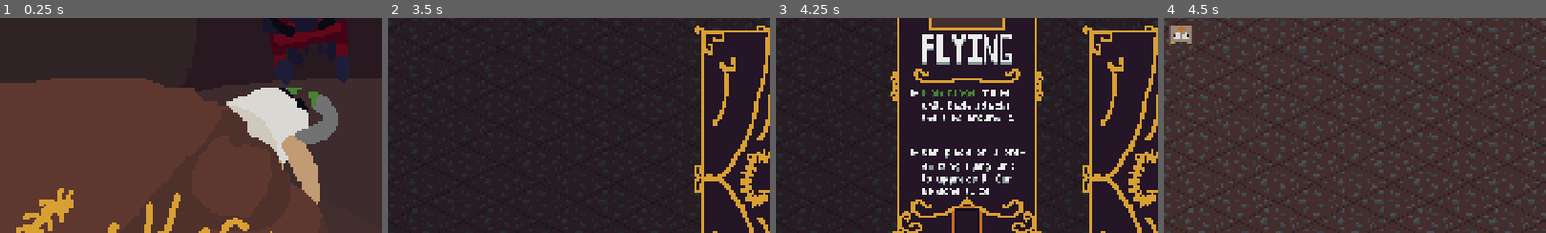
Above: before the commit, frames 1-4 (left to right).
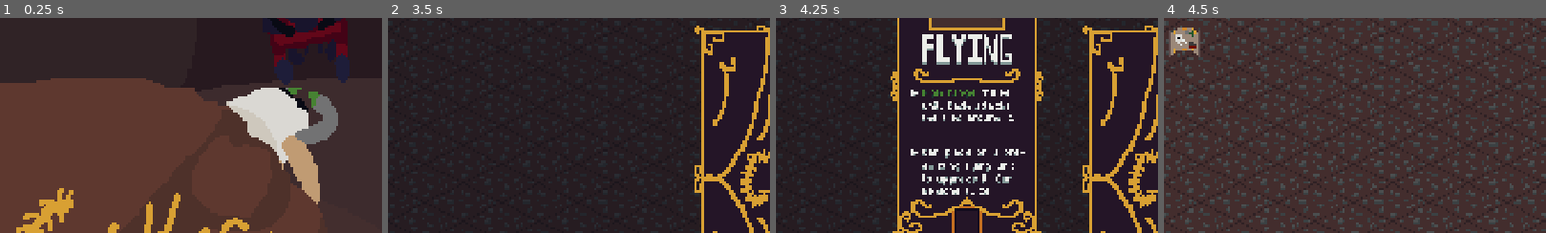
Above: after the commit, the same moments.

Repository: LogCheung/Critterking
Game: Godot game, scene res://World/Scenes/world.tscn
The game is run twice, just before and just after one commit, with the same random seed, the same clock (stepped at 60 frames per second) and the same inputs.
Inputs (mouse positions are % of the whole screen's width and height, from its top left):
- Up to frame 1 (0.25 s): no input
- Up to frame 2 (3.5 s): click (90, 13) at 0.5 s; tap Enter (ui_accept) at 1.25, 1.52 s; move the mouse to (72, 45) at 1.27 s; hold S (camera_move_down) 1.28-2 s; click (72, 45) at 1.42 s; click (49, 63) at 2 s; click (25, 40) at 2.77 s
- Up to frame 3 (4.25 s): click (49, 63) at 3.5 s
- Up to frame 4 (4.5 s): click (25, 40) at 4.27 s
The pictures show only the part of the screen within x 0-50%, y 24-74%; the shares and areas given below are measured in that part.

Frames 1-3 are identical in both runs. In frame 4, 0.7% of the frame differs, in the area x 1-10%, y 3-19%.

Commit message:
decree icons edits

Diff:
--- a/minibadkings/UI/Scenes/decree.tscn
+++ b/minibadkings/UI/Scenes/decree.tscn
@@ -4,15 +4,18 @@
 [ext_resource type="Texture2D" uid="uid://sdy5sp6pb1jv" path="res://UI/Assets/decrees/conscriptionIco.png" id="2_l0dgt"]
 
 [node name="Decree" type="Control"]
-custom_minimum_size = Vector2(32, 32)
+custom_minimum_size = Vector2(32, 26)
 layout_mode = 3
 anchors_preset = 0
 offset_left = -16.0
 offset_top = -16.0
 offset_right = 16.0
-offset_bottom = 16.0
+offset_bottom = 10.0
 script = ExtResource("1_e1hmt")
 
 [node name="ConscriptionIco" type="Sprite2D" parent="."]
 texture = ExtResource("2_l0dgt")
 offset = Vector2(16, 16)
+
+[connection signal="mouse_entered" from="." to="." method="_on_mouse_entered"]
+[connection signal="mouse_exited" from="." to="." method="_on_mouse_exited"]
--- a/minibadkings/UI/Scenes/ui.tscn
+++ b/minibadkings/UI/Scenes/ui.tscn
@@ -524,6 +524,33 @@
 position = Vector2(591, 633)
 texture = ExtResource("5_oemsu")
 
+[node name="Decrees" type="Control" parent="."]
+unique_name_in_owner = true
+custom_minimum_size = Vector2(32, 500)
+layout_mode = 3
+anchors_preset = 6
+anchor_left = 1.0
+anchor_top = 0.5
+anchor_right = 1.0
+anchor_bottom = 0.5
+offset_left = -1910.0
+offset_top = -279.0
+offset_right = -1814.0
+offset_bottom = 221.0
+grow_horizontal = 0
+grow_vertical = 2
+
+[node name="VBoxContainer" type="VBoxContainer" parent="Decrees"]
+layout_mode = 0
+offset_left = 2.0
+offset_right = 34.0
+offset_bottom = 40.0
+scale = Vector2(2.5, 2.5)
+alignment = 1
+
+[node name="Decree" parent="Decrees/VBoxContainer" instance=ExtResource("7_gu1s8")]
+layout_mode = 2
+
 [node name="Hand" type="Control" parent="."]
 unique_name_in_owner = true
 visible = false
@@ -557,33 +584,6 @@
 unique_name_in_owner = true
 position = Vector2(964, 1080)
 
-[node name="Decrees" type="Control" parent="."]
-unique_name_in_owner = true
-custom_minimum_size = Vector2(32, 500)
-layout_mode = 3
-anchors_preset = 6
-anchor_left = 1.0
-anchor_top = 0.5
-anchor_right = 1.0
-anchor_bottom = 0.5
-offset_left = -1910.0
-offset_top = -279.0
-offset_right = -1814.0
-offset_bottom = 221.0
-grow_horizontal = 0
-grow_vertical = 2
-
-[node name="VBoxContainer" type="VBoxContainer" parent="Decrees"]
-layout_mode = 0
-offset_left = 2.0
-offset_right = 34.0
-offset_bottom = 40.0
-scale = Vector2(2, 2)
-alignment = 1
-
-[node name="Decree" parent="Decrees/VBoxContainer" instance=ExtResource("7_gu1s8")]
-layout_mode = 2
-
 [node name="mainmenu" type="Control" parent="."]
 unique_name_in_owner = true
 visible = false
--- a/minibadkings/UI/Scripts/decree.gd
+++ b/minibadkings/UI/Scripts/decree.gd
@@ -1,2 +1,50 @@
 extends Control
 class_name Decree
+
+enum TYPE  {
+	INSPIRATION, DECARE, RECON, DEFENSE, RENOVATE, WAR,
+	CONSCRIPTION, MASTERY, INFLUENCE, CONSTRUCTION
+}
+
+@export var type : TYPE
+
+var under_mouse : bool = false
+
+@onready var sprite: Sprite2D = $ConscriptionIco
+
+func _ready() -> void:
+	match_sprite()
+
+func _on_mouse_entered() -> void:
+	under_mouse = true
+	sprite.material = preload("res://Units/Shaders/houseHighlight.tres")
+	pass # Replace with function body.
+
+
+func _on_mouse_exited() -> void:
+	under_mouse = false
+	sprite.material = null
+	pass # Replace with function body.
+
+func match_sprite() -> void:
+	match type:
+		TYPE.INSPIRATION:
+			sprite.texture = preload("res://UI/Assets/decrees/inspirationIco.png")
+		TYPE.DECARE:
+			sprite.texture = preload("res://UI/Assets/decrees/inspirationIco.png")
+		TYPE.RECON:
+			sprite.texture = preload("res://UI/Assets/decrees/inspirationIco.png")
+		TYPE.DEFENSE:
+			sprite.texture = preload("res://UI/Assets/decrees/inspirationIco.png")
+		TYPE.RENOVATE:
+			sprite.texture = preload("res://UI/Assets/decrees/inspirationIco.png")
+		TYPE.WAR:
+			sprite.texture = preload("res://UI/Assets/decrees/inspirationIco.png")
+		TYPE.CONSCRIPTION:
+			sprite.texture = preload("res://UI/Assets/decrees/inspirationIco.png")
+		TYPE.MASTERY:
+			sprite.texture = preload("res://UI/Assets/decrees/inspirationIco.png")
+		TYPE.INFLUENCE:
+			sprite.texture = preload("res://UI/Assets/decrees/inspirationIco.png")
+		TYPE.CONSTRUCTION:
+			sprite.texture = preload("res://UI/Assets/decrees/inspirationIco.png")
--- a/minibadkings/UI/Scripts/ui.gd
+++ b/minibadkings/UI/Scripts/ui.gd
@@ -17,6 +17,7 @@
 @onready var crtr_night: AudioStreamPlayer = %crtrNight
 @onready var crtr_pause: AudioStreamPlayer = %crtrPause
 @onready var dispatch: Control = %Dispatch
+@onready var decrees: Control = %Decrees
 
 @export var rollArray : Array = []
 
--- a/minibadkings/World/Scripts/world.gd
+++ b/minibadkings/World/Scripts/world.gd
@@ -165,6 +165,7 @@
 
 func on_night_started() -> void:
 	ui.hand.process_mode = Node.PROCESS_MODE_WHEN_PAUSED
+	ui.decrees.process_mode = Node.PROCESS_MODE_PAUSABLE
 	if night_is_expansion:
 		%SpawnTimer.wait_time -= 1.5
 		enemy_parties += 4
@@ -218,6 +219,7 @@
 	ui.crtr_night.stop()
 	ui.crtr_day.play()
 	ui.hand.process_mode = Node.PROCESS_MODE_PAUSABLE
+	ui.decrees.process_mode = Node.PROCESS_MODE_WHEN_PAUSED
 	# progress nights
 	Global.nights += 1
 	check_nights()
Binary file changed: minibadkings/UI/Assets/decrees/conscriptionIco.png
Binary file changed: minibadkings/UI/Assets/decrees/constructionIco.png
Binary file changed: minibadkings/UI/Assets/decrees/decareIco.png
Binary file changed: minibadkings/UI/Assets/decrees/defenseIco.png
Binary file changed: minibadkings/UI/Assets/decrees/influenceIco.png
Binary file changed: minibadkings/UI/Assets/decrees/inspirationIco.png
Binary file changed: minibadkings/UI/Assets/decrees/masteryIco.png
Binary file changed: minibadkings/UI/Assets/decrees/reconIco.png
Binary file changed: minibadkings/UI/Assets/decrees/renovateIco.png
Binary file changed: minibadkings/UI/Assets/decrees/warIco.png
